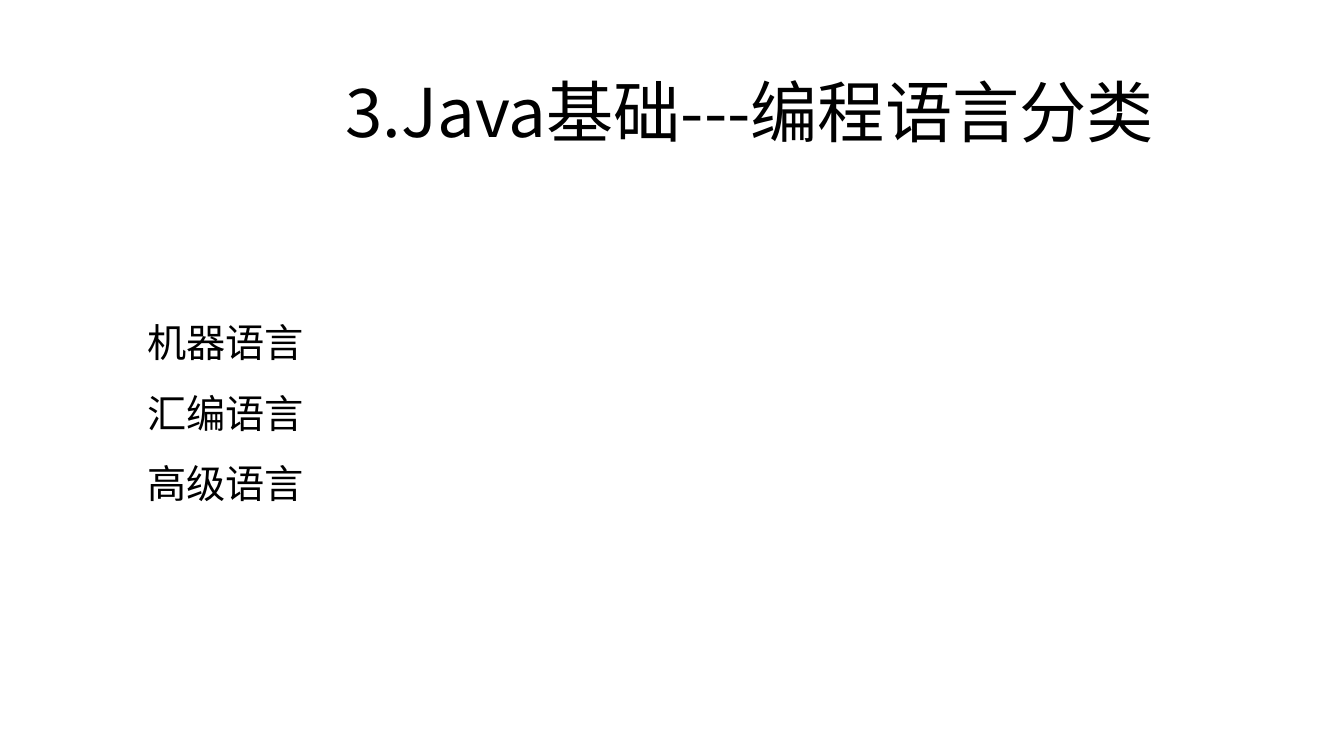
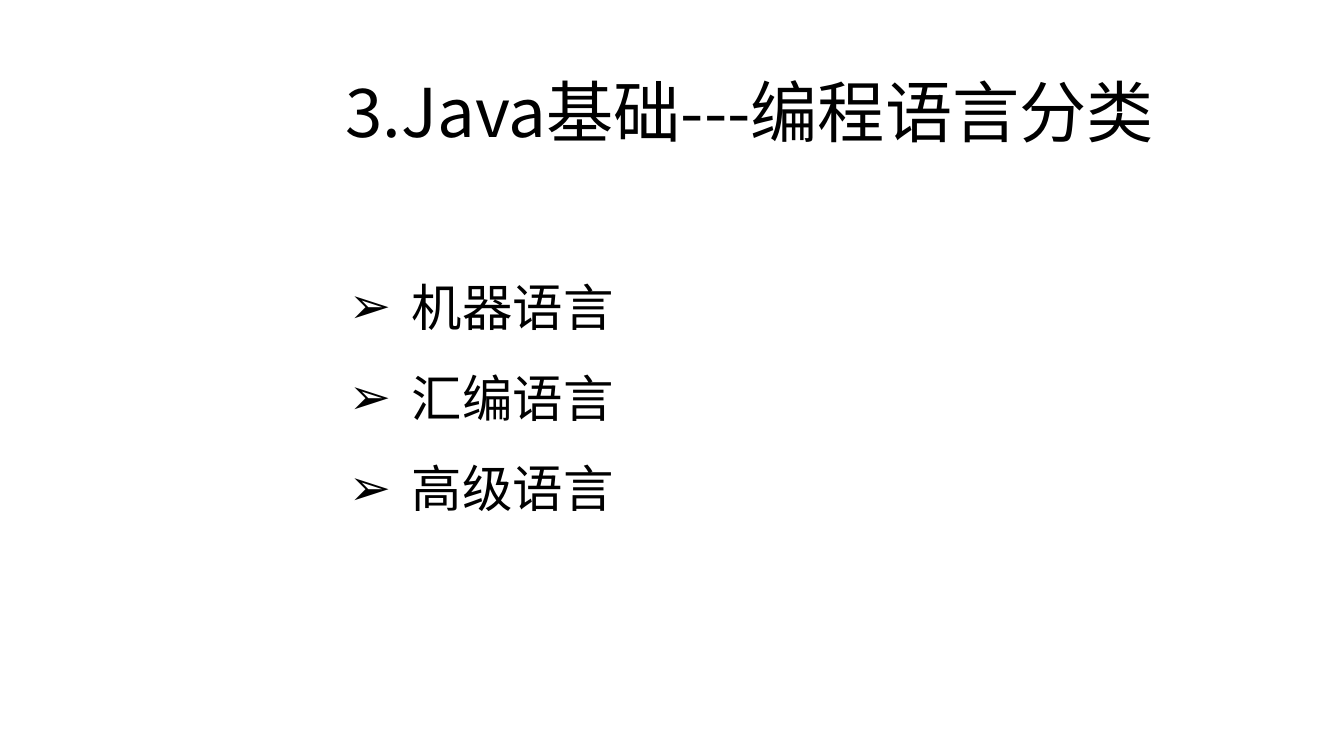
Before and after one commit to zjyesir/hmc_java_1, a slide deck: slide 7 of 1.1绪论.pptx (slide 8 before the commit). Drawn at 1344x756 pixels with LibreOffice and Linux fonts; fonts in the diff are those of the drawing; background and template pictures are left out. Boxes give left, top, right and bottom in pixels: in the first picture for what was removed or moved away, otherwise in the second. Text is boxed around its words. In the diff, an @@ line names an element or a change of style, - is before the commit and + after.

```diff
--- a/1.1绪论.pptx
+++ b/1.1绪论.pptx
@@ text "机器语言": place and size @@
-text "机器语言" at box(147, 324, 304, 501)
+text "机器语言" at box(412, 283, 614, 511)
@@ text "机器语言" at box(412, 283, 614, 511): size 28 to 36 pt; alignment left to centre; bullet none to ➢ @@
```
Also in this commit, not shown: 6 other slides changed, 4 slides added, 5 slides removed.
